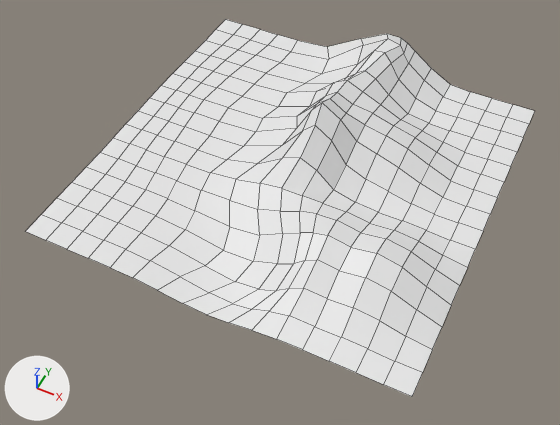
What one commit did to the FBX model Assets/Staging/Gertrud/sanddune2.fbx.
The view is the same before and after, from a camera (50 mm lens) standing at (2.43, -5.29, 5.79) and looking at (0.02, -0.48, -0.23). The lights are fixed; the arrows at lower left show +X, +Y and +Z. Mesh edges are drawn as thin lines. Where no turn or scale is listed for an object, it has been applied to the vertices.
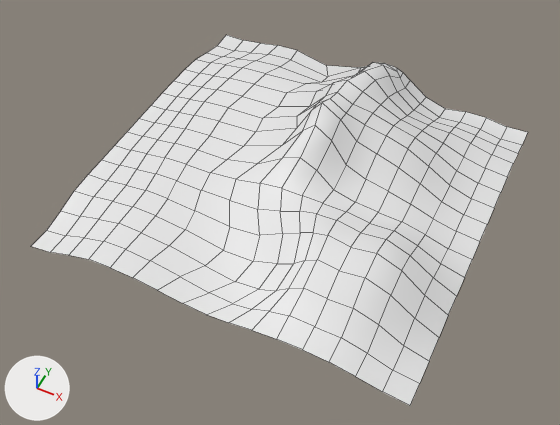
Changed parts and their boxes [x1, y1, x2, y2] in the pictures (560 x 425 px; the box of a moved part takes in the faces that stretch with it):
'Plane', reshaped
    before: [25, 19, 534, 397]
    after: [31, 35, 528, 405]
part 1 of me_plane_001, moved or reshaped
    before: [25, 19, 534, 397]
    after: [31, 35, 528, 405]
part 2 of me_plane_001, shading changed
    both: [110, 81, 421, 350]

Patch to the scene script:
```diff
--- a/Assets/Staging/Gertrud/sanddune2.fbx.py
+++ b/Assets/Staging/Gertrud/sanddune2.fbx.py
@@ me_plane_001 @@
 # used by ob_plane; location = (0.0, 0.0, 0.0)
-me_plane_001.from_pydata(...)  # 289 vertices, 256 faces; spans x -2.02..2.0, y -2.01..2.09, z -0.09..0.74
+me_plane_001.from_pydata(...)  # 289 vertices, 256 faces; spans x -2.02..2.0, y -2.01..2.09, z -0.35..0.74
+# me_plane_001 part 1: 169 of 289 vertices moved; they spanned x -2.02..2.0, y -2.0..2.09, z 0.0..0.52 and now span x -2.02..2.0, y -2.0..2.09, z -0.35..0.43; mean shift (0.0, 0.0, -0.14); largest move (0.13, 2.09, 0.39) -> (0.13, 2.09, -0.04)
+# me_plane_001 part 2: edges marked sharp go from 357 to 0
```
